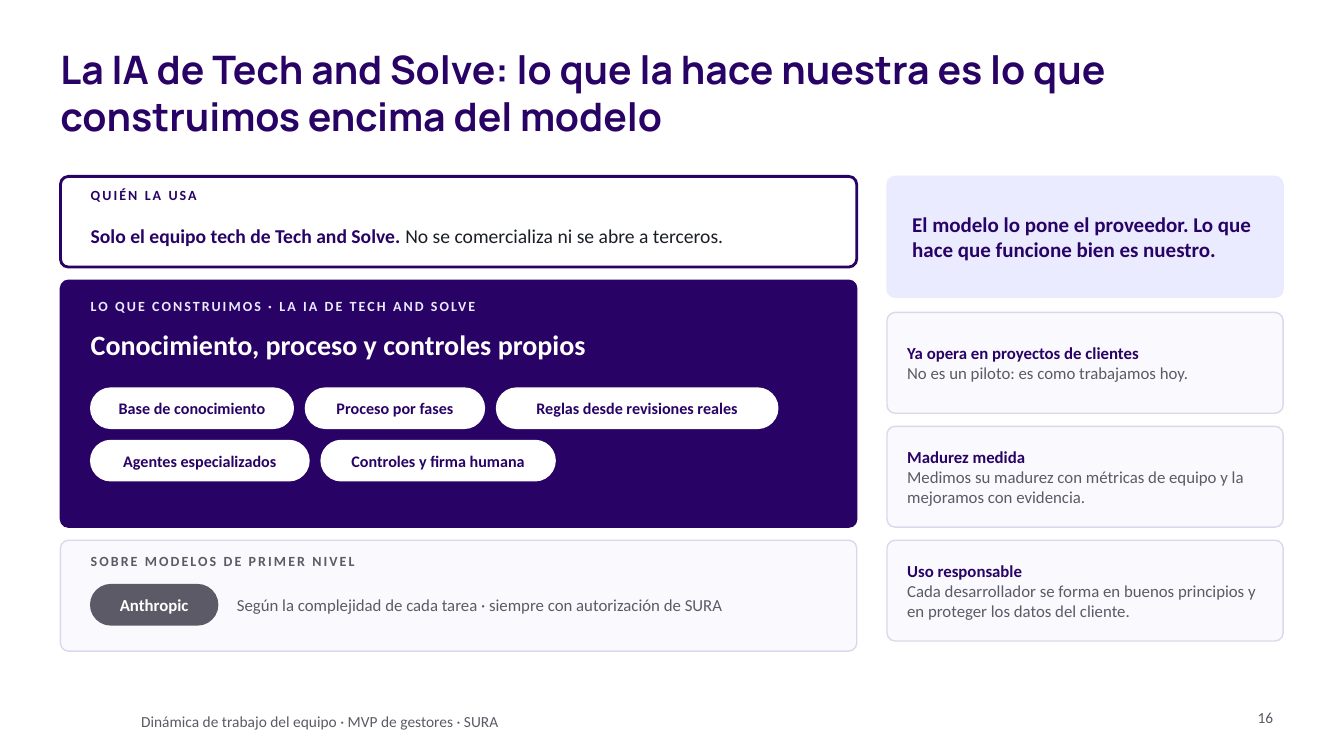
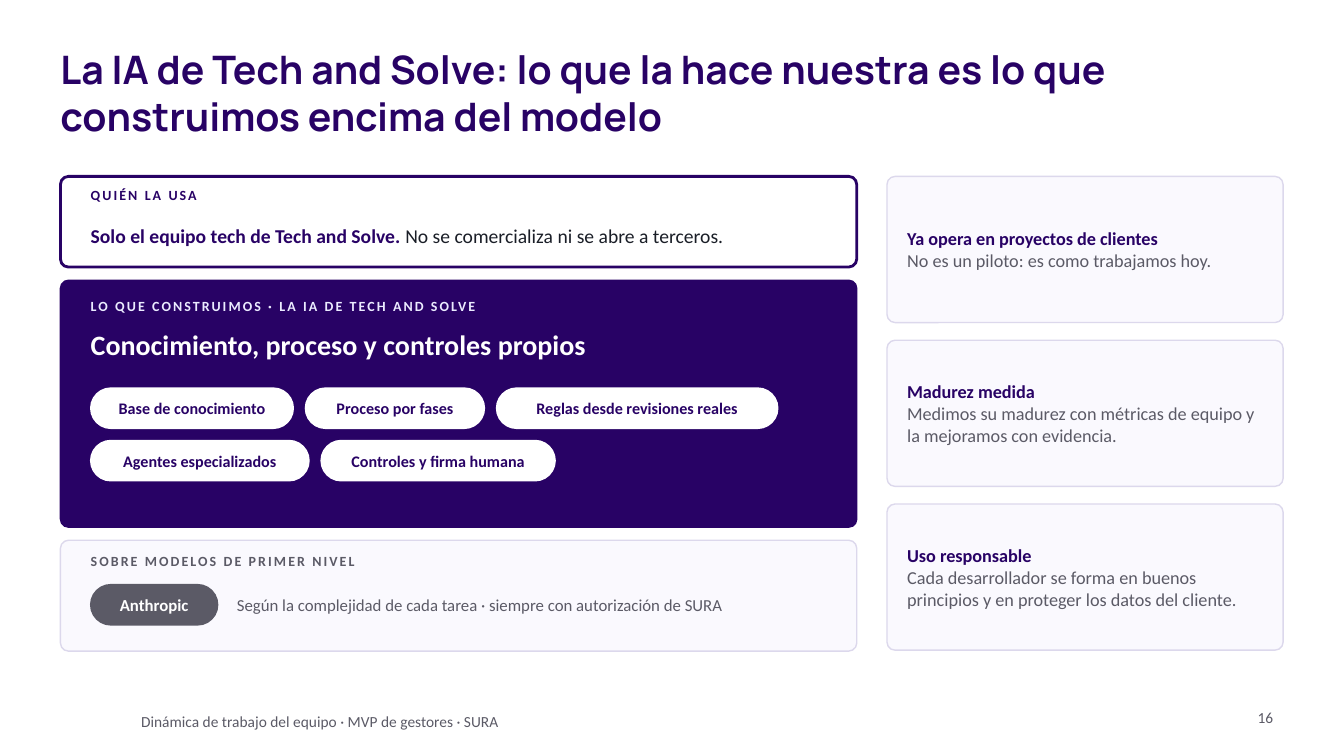
Before and after one commit to didierfrancogomez/propuestas, a slide deck: slide 16 of SURA/gestores-sura/metodologia-trabajo/Tech and Solve - Dinámica de trabajo del equipo.pptx. Drawn at 1344x756 pixels with LibreOffice and Linux fonts; fonts in the diff are those of the drawing; background and template pictures are left out. Boxes give left, top, right and bottom in pixels: in the first picture for what was removed or moved away, otherwise in the second. Text is boxed around its words. In the diff, an @@ line names an element or a change of style, - is before the commit and + after.

```diff
--- a/SURA/gestores-sura/metodologia-trabajo/Tech and Solve - Dinámica de trabajo del equipo.pptx
+++ b/SURA/gestores-sura/metodologia-trabajo/Tech and Solve - Dinámica de trabajo del equipo.pptx
@@ rounded rectangle: place and size @@
-rounded rectangle at <box>887,176,1284,297</box>
+rounded rectangle at <box>887,176,1284,323</box>
@@ rounded rectangle at <box>887,176,1284,323</box>: fill #EBEBFF to #FAF9FE; outline #EBEBFF 1 pt to #DCD8EC 1 pt; proportions changed @@
@@ size 12 to 13 pt in 3 elements at <box>907,549,1236,609</box>, <box>907,385,1254,445</box>, <box>907,232,1212,270</box> @@
@@ text "Ya opera en proyectos de ...": place and size @@
-text "Ya opera en proyectos de ..." at <box>907,347,1188,382</box>
+text "Ya opera en proyectos de ..." at <box>907,232,1212,270</box>
@@ text removed at <box>912,217,1251,261</box> @@
-El modelo lo pone el proveedor. Lo que hace que funcione bien es nuestro.
@@ rounded rectangle: place and size @@
-rounded rectangle at <box>887,313,1284,413</box>
+rounded rectangle at <box>887,341,1284,487</box>
@@ rounded rectangle at <box>887,341,1284,487</box>: proportions changed @@
@@ text "Madurez medida": place and size @@
-text "Madurez medida" at <box>907,451,1244,506</box>
+text "Madurez medida" at <box>907,385,1254,445</box>
@@ rounded rectangle at <box>887,504,1284,650</box>: proportions changed @@
@@ rounded rectangle: place and size @@
-rounded rectangle at <box>887,426,1284,527</box>
+rounded rectangle at <box>887,504,1284,650</box>
@@ text "Uso responsable": place and size @@
-text "Uso responsable" at <box>907,565,1256,620</box>
+text "Uso responsable" at <box>907,549,1236,609</box>
@@ rounded rectangle removed at <box>887,540,1284,641</box> @@
```
Also in this commit, not shown: 5 other slides changed, 5 other files.
